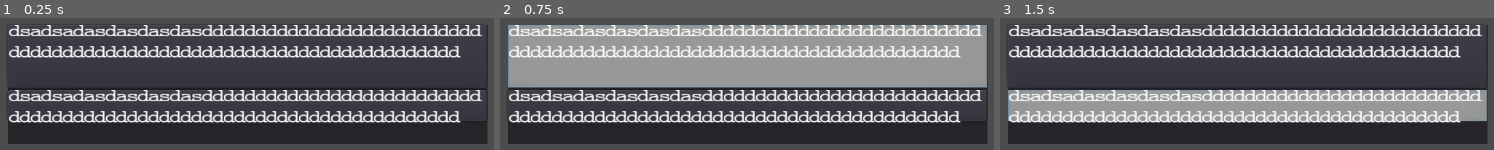
Above: before the commit, frames 1-3 (left to right).
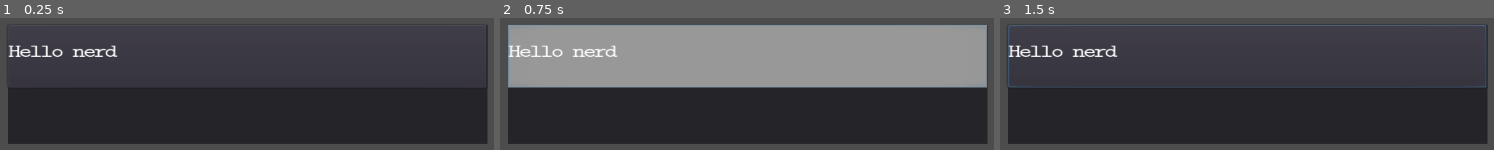
Above: after the commit, the same moments.

Repository: Schoperation/ElkieInTheHouse
Game: Godot game, scene res://speech/Dialogue.tscn
Two runs of this game, one before a commit and one after it. Both use one fixed random seed, a clock stepped at 60 frames per second and the inputs below. This scene is started directly instead of the project's main scene.
Inputs (mouse positions are in pixels of both pictures, inside the frame that each line leads up to):
- Up to frame 1 (0.25 s): no input
- Up to frame 2 (0.75 s): click "dsadsadasdasdasdasddddddddddd…" (after the commit: "Hello nerd") at 0.5 s
- Up to frame 3 (1.5 s): click (1247, 105) at 1.25 s, where only the run before the commit has a clickable "dsadsadasdasdasdasddddddddddd…"

The runs differ from the first frame. In frame 1, 30% of the frame differs, in the area x 1-99%, y 5-80%; in frame 2, 28%; in frame 3, 35%.
Error after the commit: Invalid get index '1' (on base: 'Dictionary'). (res://speech/SpeechTree.gd:65)

Commit message:
Can parse json files

Diff:
--- a/player/Elkie.tscn
+++ b/player/Elkie.tscn
@@ -35,7 +35,7 @@
 [node name="AnimatedSprite" type="AnimatedSprite" parent="."]
 frames = SubResource( 1 )
 animation = "still"
-frame = 5
+frame = 3
 playing = true
 
 [node name="CollisionShape2D" type="CollisionShape2D" parent="."]
--- a/speech/Dialogue.tscn
+++ b/speech/Dialogue.tscn
@@ -81,34 +81,9 @@
 size_flags_horizontal = 3
 size_flags_vertical = 3
 custom_fonts/font = ExtResource( 2 )
-text = "dsadsadasdasdasdasdddddddddddddddddddddddddddddddddddddddddddddddddddddddddddddddddddd"
+text = "Hello nerd"
+valign = 1
 autowrap = true
 __meta__ = {
 "_edit_use_anchors_": false
 }
-
-[node name="Button2" type="Button" parent="Choices/VBoxContainer"]
-margin_top = 104.0
-margin_right = 580.0
-margin_bottom = 154.0
-rect_min_size = Vector2( 580, 50 )
-size_flags_horizontal = 0
-size_flags_vertical = 5
-custom_styles/hover = SubResource( 1 )
-custom_fonts/font = ExtResource( 2 )
-action_mode = 0
-clip_text = true
-align = 0
-
-[node name="Label" type="Label" parent="Choices/VBoxContainer/Button2"]
-anchor_right = 1.0
-anchor_bottom = 1.0
-rect_scale = Vector2( 1, 0.96 )
-size_flags_horizontal = 3
-size_flags_vertical = 3
-custom_fonts/font = ExtResource( 2 )
-text = "dsadsadasdasdasdasdddddddddddddddddddddddddddddddddddddddddddddddddddddddddddddddddddd"
-autowrap = true
-__meta__ = {
-"_edit_use_anchors_": false
-}
--- a/speech/SpeechTree.gd
+++ b/speech/SpeechTree.gd
@@ -7,6 +7,7 @@
 """
 
 class Leaf:
+	var id: int
 	var name: String
 	var dialogue: String # Array
 	var options: Leaf # Array
@@ -20,13 +21,45 @@
 	# Variables below this comment are set in-game
 	var read: bool
 
-	func _init(name, dialogue, options, goesBack, goesBackMsg):
+	func _init(name, dialogue, options, goesBack, goesBackMsg, hasCondition, condition):
 		self.name = name
 		self.dialogue = dialogue
 		self.options = options
 		self.goesBack = goesBack
 		self.goesBackMsg = goesBackMsg
+		self.hasCondition = hasCondition
+		self.condition = condition
+
+
+# Actual tree class that stores leaves
+class SpeechTree:
+	var name: String
+	var leaves: Leaf # Array
+
+	var rootLeaf: Leaf
+
+	func _init(name, leaves, rootLeaf):
+		self.name = name
+		self.leaves = leaves
+		self.rootLeaf = rootLeaf
 
 # Called when the node enters the scene tree for the first time.
 func _ready():
-	var array = [0, 1, 2]
+	createSpeechTree("res://speech/sample.json")
+
+func openJSON(filePath) -> Dictionary:
+	var file = File.new()
+	file.open(filePath, file.READ)
+
+	# Grab contents and put them in a dictionary
+	var content = file.get_as_text()
+	var dict = {}
+	dict = parse_json(content)
+	file.close()
+	return dict
+
+func createSpeechTree(filePath):
+	var dict = openJSON(filePath)
+	#print(dict)
+
+	print(dict[1]["choice"])
--- /dev/null
+++ b/speech/sample.json
@@ -0,0 +1,19 @@
+{
+	"1" : {
+	"choice": "Back",
+	"dialogue": "Hello there",
+	"options": ["2", "3"]
+	},
+
+	"2" : {
+	"choice": "Choose THIS one",
+	"dialogue": "You chose this one",
+	"options": ["1"]
+	},
+
+	"3" : {
+	"choice": "Choose THAT one",
+	"dialogue": "You chose that one",
+	"options": ["1"]
+	}
+}
